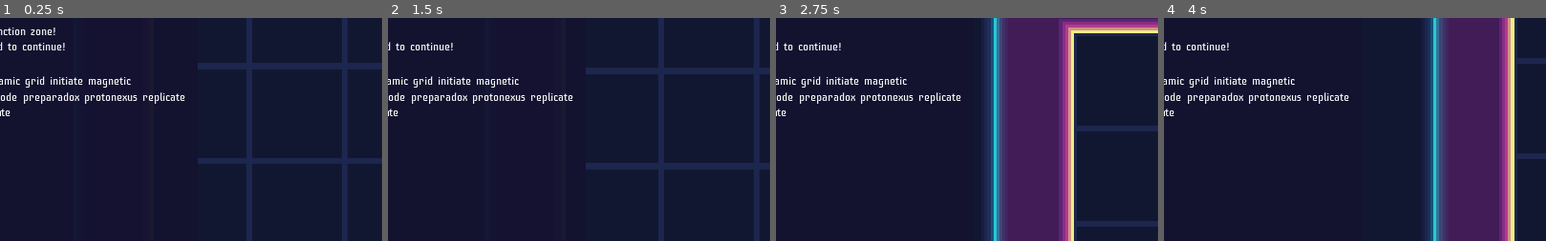
Above: before the commit, frames 1-4 (left to right).
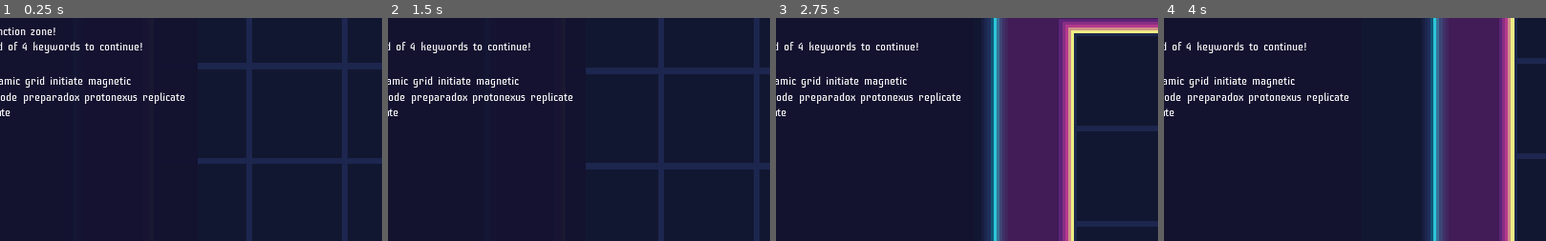
Above: after the commit, the same moments.

Repository: kosinaz/loop-breakerz
Game: Godot game, scene res://map.tscn
The game is run twice, just before and just after one commit, with the same random seed, the same clock (stepped at 60 frames per second) and the same inputs.
Inputs (mouse positions are % of the whole screen's width and height, from its top left):
- Up to frame 1 (0.25 s): no input
- Up to frame 2 (1.5 s): tap Enter at 0.5 s; move the mouse to (72, 45) at 0.52 s; tap 0 at 0.6, 1.35 s; move the mouse to (30, 55) at 1.27 s
- Up to frame 3 (2.75 s): move the mouse to (60, 28) at 2.02 s; tap 0 at 2.1 s
- Up to frame 4 (4 s): move the mouse to (45, 70) at 2.77 s; tap 0 at 2.85, 3.6 s; move the mouse to (80, 65) at 3.52 s
The pictures show only the part of the screen within x 16-66%, y 0-50%; the shares and areas given below are measured in that part.

The runs differ from the first frame. In frame 1, 0.6% of the frame differs, in the area x 2-38%, y 10-16%; in frame 2, 0.6%; in frame 3, 0.6%; in frame 4, 0.6%.

Commit message:
fix doors

Diff:
--- a/Loop Breakerz/breaker-panel.gd
+++ b/Loop Breakerz/breaker-panel.gd
@@ -9,12 +9,12 @@
 var maintenance_commands = ["deploy", "entity", "unlock", "gateway"]
 var coords = ["alpha", "beta", "gamma", "delta", "epsilon", "zeta", "eta", "theta", "iota", "kappa", "lambda", "mu", "nu", "xi", "omicron", "pi", "rho", "sigma", "tau", "upsilon", "phi", "chi", "psi", "omega"]
 var responses = [
-	"Welcome to the UPGRADE zone!\nEnter a valid command to continue!",
-	"Access denied!\nEnter a valid command to continue!",
+	"Welcome to the UPGRADE zone!\nEnter a valid command of 4 keywords to continue!",
+	"Access denied!\nEnter a valid command of 4 keywords to continue!",
 	"Access granted!\nEnter a valid zone maintenance command!",
 	"Invalid command!\nEnter a valid zone maintenance command!",
-	"UPGRADE is deployed at POSITION!\nEnter a valid zone maintenance command!",
-	"UPGRADE gateway is unlocked at POSITION!\nEnter a valid zone maintenance command!",
+	"The UPGRADE generator is deployed at POSITION!\nEnter a valid zone maintenance command!",
+	"The UPGRADE gateway is unlocked at POSITION!\nEnter a valid zone maintenance command!",
 ]
 enum STATES {
 	WELCOME,
@@ -78,6 +78,7 @@
 		if factory and not keywords.has(str(factory.room_position.y)):
 			keywords.append(str(factory.room_position.y))
 	access_command = access_command.rstrip(" ")
+	print(access_command)
 	keywords.sort()
 	keywords_revealed = keywords.duplicate()
 	keywords_revealed.fill(0)
@@ -155,11 +156,11 @@
 	if not (state == STATES.WELCOME or state == STATES.DENIED):
 		if guesses_container.get_child_count() == 0:
 			var guess = command_label.duplicate()
-			guess.bbcode_text = "[color=#00ff00]deploy entity[/color] [color=red][s]bravo 99[/s][/color] "
+			guess.bbcode_text = "[color=#00ff00]deploy entity[/color] [color=red][s]omega 99[/s][/color] "
 			guesses_container.add_child(guess)
 		elif guesses_container.get_child_count() == 1:
 			var guess = command_label.duplicate()
-			guess.bbcode_text = "[color=#00ff00]unlock gateway[/color] [color=red][s]bravo 99[/s][/color] "
+			guess.bbcode_text = "[color=#00ff00]unlock gateway[/color] [color=red][s]omega 99[/s][/color] "
 			guesses_container.add_child(guess)
 		return
 	if guesses_container.get_child_count() <= revealed + 1:
--- a/Loop Breakerz/map.gd
+++ b/Loop Breakerz/map.gd
@@ -179,13 +179,14 @@
 				tilemap.set_cellv(Vector2(x, y), tile_id)
 	var door = door_scene.instance()
 	door.position = tilemap.map_to_world(door_b_position if switched else door_a_position)
-	door.room_position = tilemap.world_to_map(door.position) - room_b_position if switched else room_a_position
+	door.room_position = tilemap.world_to_map(door.position) - (room_b_position if switched else room_a_position)
 	door.get_node("Sprite").rotation_degrees = 0 if rotated else 90
 	door.to_zone = zone_b_position
 	zones[zone_b_position].door = door
 	zones[zone_a_position].neighbors.append(zones[zone_b_position])
 	key += 1
 	add_child(door)
+	print(door.room_position)
 	tilemap.update_bitmask_region(zone_a_position * zone_size, zone_a_position * zone_size + zone_size)
 	tilemap.update_bitmask_region(zone_b_position * zone_size, zone_b_position * zone_size + zone_size)
 
